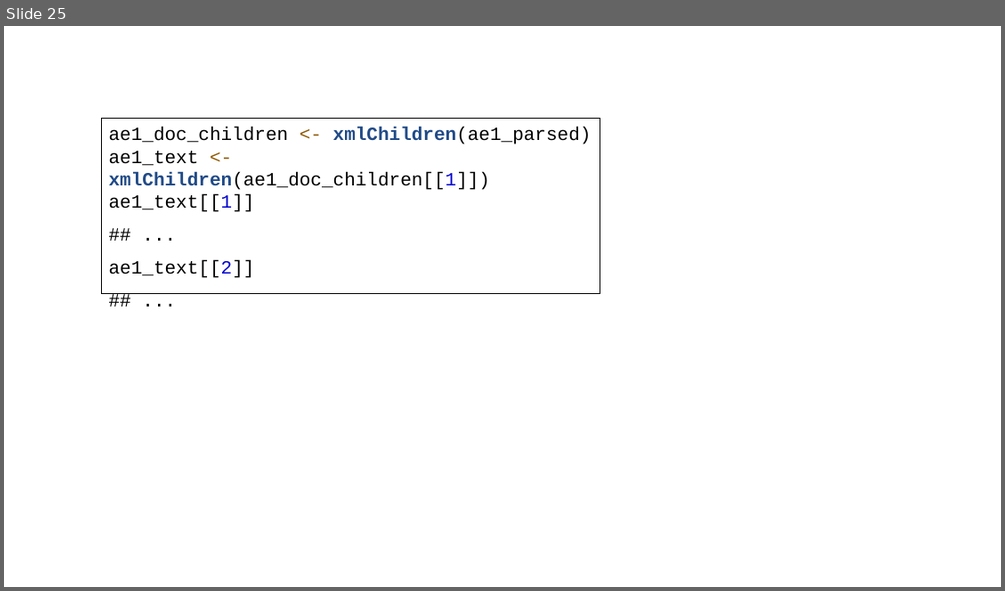
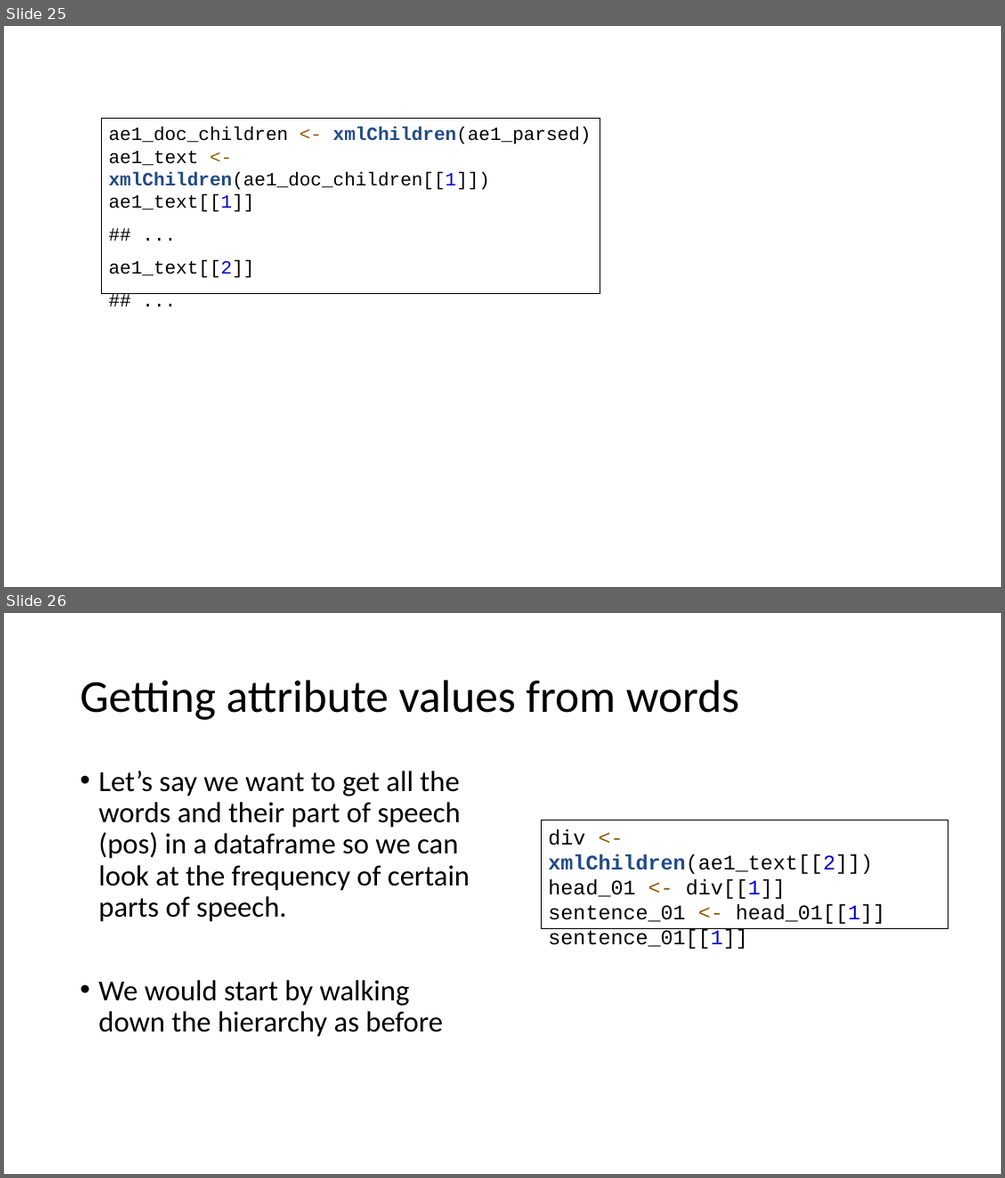
Before and after one commit to ajrtallman/Corpus_Linguistics_FSU_2023-2024, a slide deck: 03_lectures/Corpus linguistics_2023_12_15.pptx. Shown one above the other, each under a label of ours: slide 25 before the commit, slides 25 and 26 after it. The pictures are 1005x591 and 1005x1178 pixels, drawn with LibreOffice and Linux fonts; fonts in the diff are those of the drawing. Boxes give left, top, right and bottom in pixels: in the first picture for what was removed or moved away, otherwise in the second. Text is boxed around its words. In the diff, an @@ line names an element or a change of style, - is before the commit and + after.

```diff
--- a/03_lectures/Corpus linguistics_2023_12_15.pptx
+++ b/03_lectures/Corpus linguistics_2023_12_15.pptx
@@ slide 26 added at (4, 613, 1001, 1174), background #FFFFFF @@
@@ title added at (80, 680, 739, 720), 44 pt, text #000000 @@
+Getting attribute values from words
@@ text added at (98, 771, 469, 1037), 28 pt, text #000000 @@
+• Let’s say we want to get all the words and their part of speech (pos) in a dataframe so we can look at the frequency of certain parts of speech.
+• We would start by walking down the hierarchy as before
@@ rectangle added at (541, 820, 947, 929), outline #000000 0.75 pt, 20 pt, text #000000 @@
+div <- xmlChildren(ae1_text[[2]])
+head_01 <- div[[1]]
+sentence_01 <- head_01[[1]]
+sentence_01[[1]]
```
Also in this commit, not shown: 1 slide changed, 6 other slides added.
